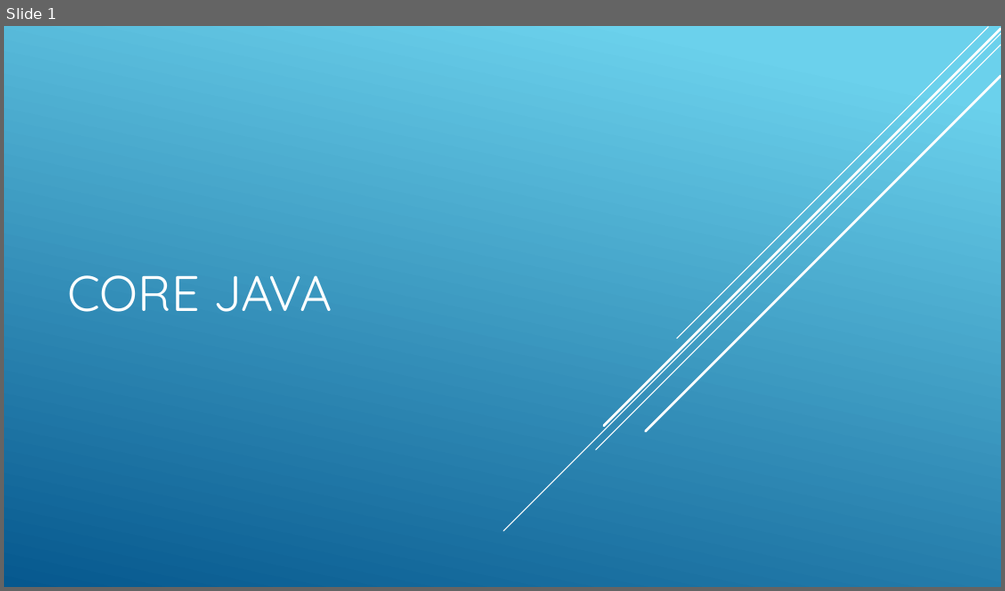
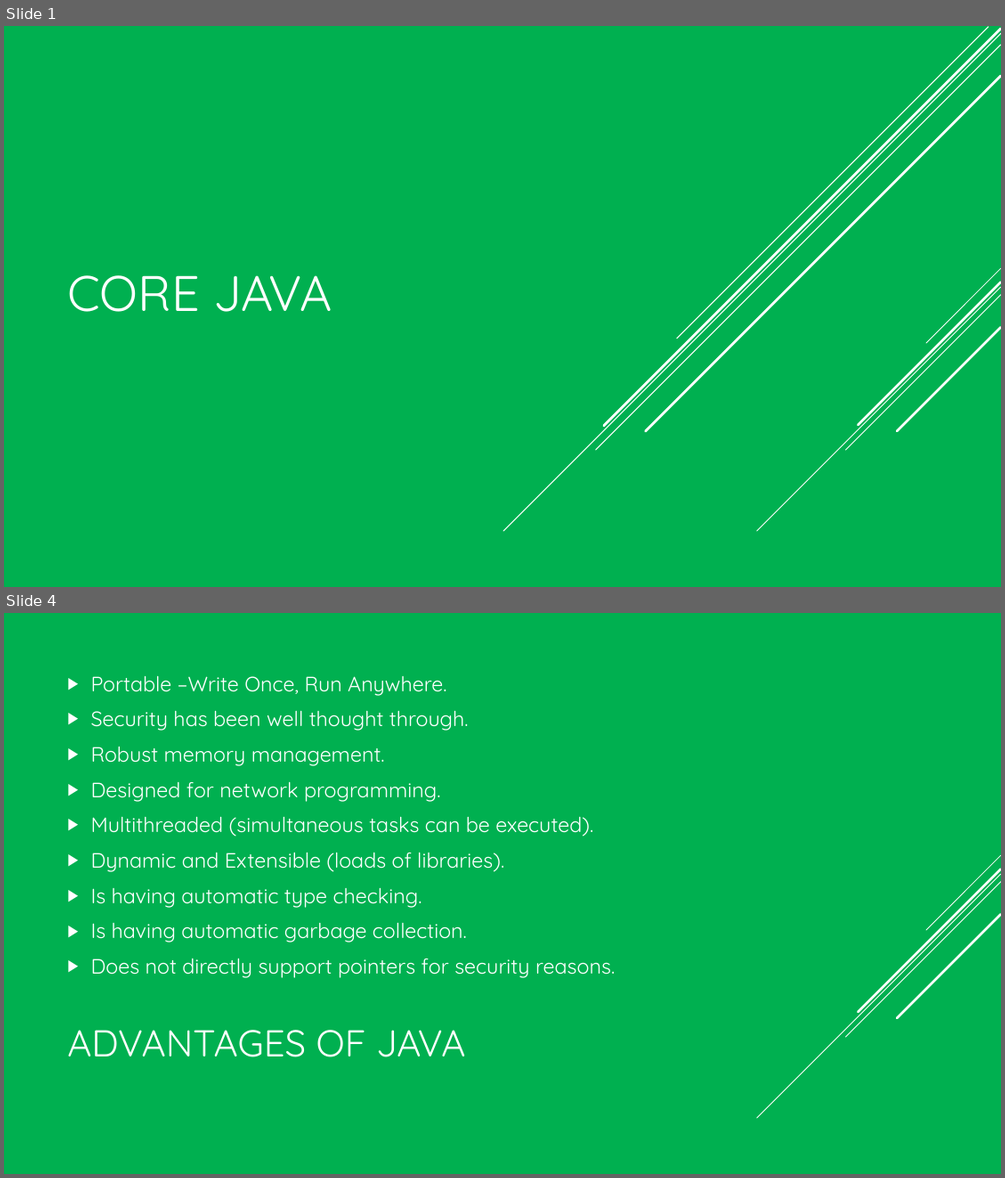
Before and after one commit to VeerababuK/Core-Java, a slide deck: Core java.pptx. Shown one above the other, each under a label of ours: slide 1 before the commit, slides 1 and 4 after it; the slides between them are not shown. The pictures are 1005x591 and 1005x1178 pixels, drawn with LibreOffice and Linux fonts; fonts in the diff are those of the drawing. Boxes give left, top, right and bottom in pixels: in the first picture for what was removed or moved away, otherwise in the second. Text is boxed around its words. In the diff, an @@ line names an element or a change of style, - is before the commit and + after.

```diff
--- a/Core java.pptx
+++ b/Core java.pptx
@@ slide 4 added at bbox=[4, 613, 1001, 1174], background #00B050; not listed: 5 template elements that a slide beside it also shows @@
@@ text added at bbox=[91, 675, 615, 978], 20 pt, text #FFFFFF @@
+▶ Portable –Write Once, Run Anywhere.
+▶ Security has been well thought through.
+▶ Robust memory management.
+▶ Designed for network programming.
+▶ Multithreaded (simultaneous tasks can be executed).
+▶ Dynamic and Extensible (loads of libraries).
+▶ Is having automatic type checking.
+▶ Is having automatic garbage collection.
+▶ Does not directly support pointers for security reasons.
@@ title added at bbox=[67, 1030, 465, 1057], 36 pt, text #FFFFFF @@
+ADVANTAGES OF JAVA
@@ slide 1 changed as well @@
@@ background gradient #6ED2EB to #06588E to #00B050 @@
@@ group added at bbox=[757, 268, 1001, 531]: 5 lines @@
```
Also in this commit, not shown: 32 other slides changed, 26 other slides added.
